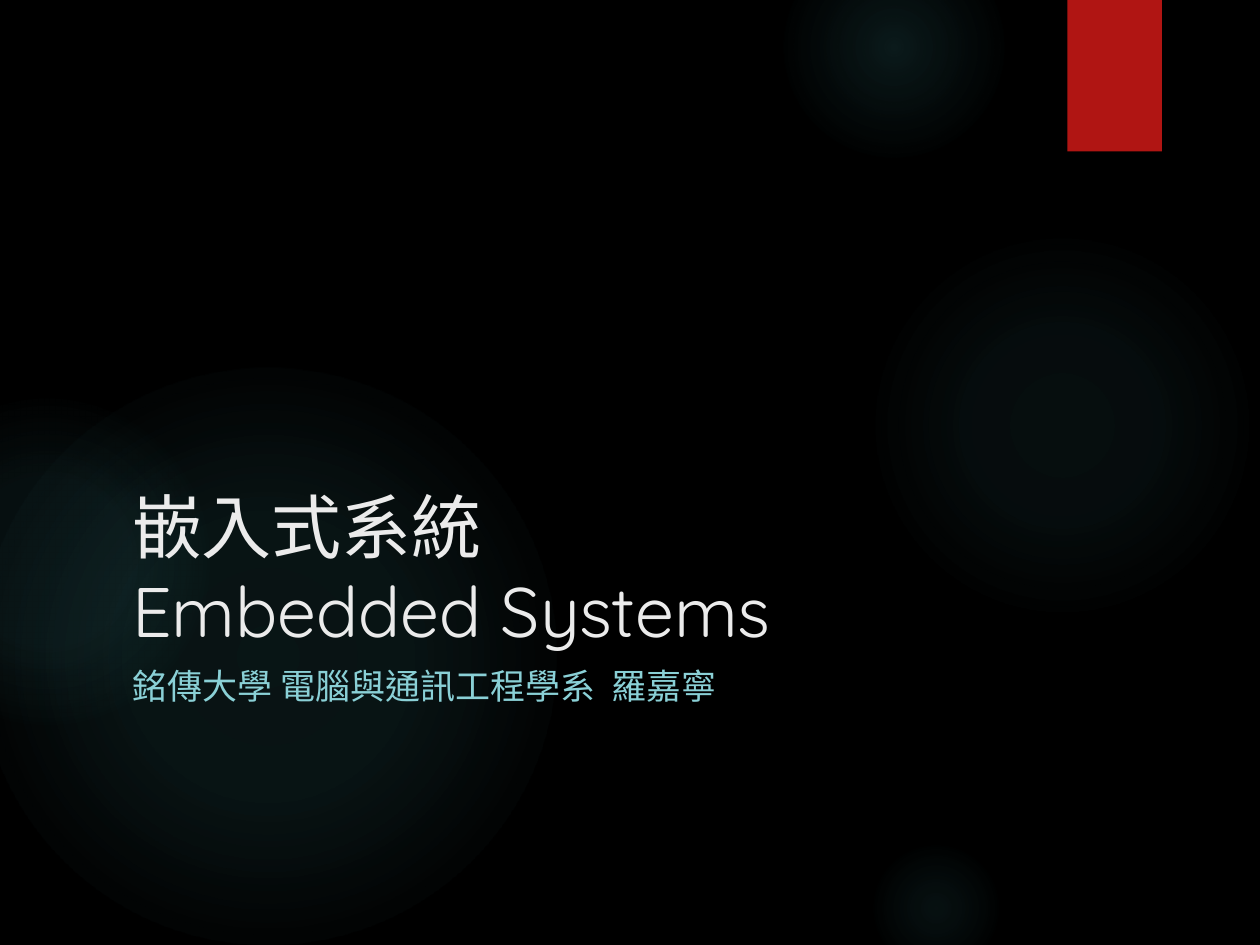
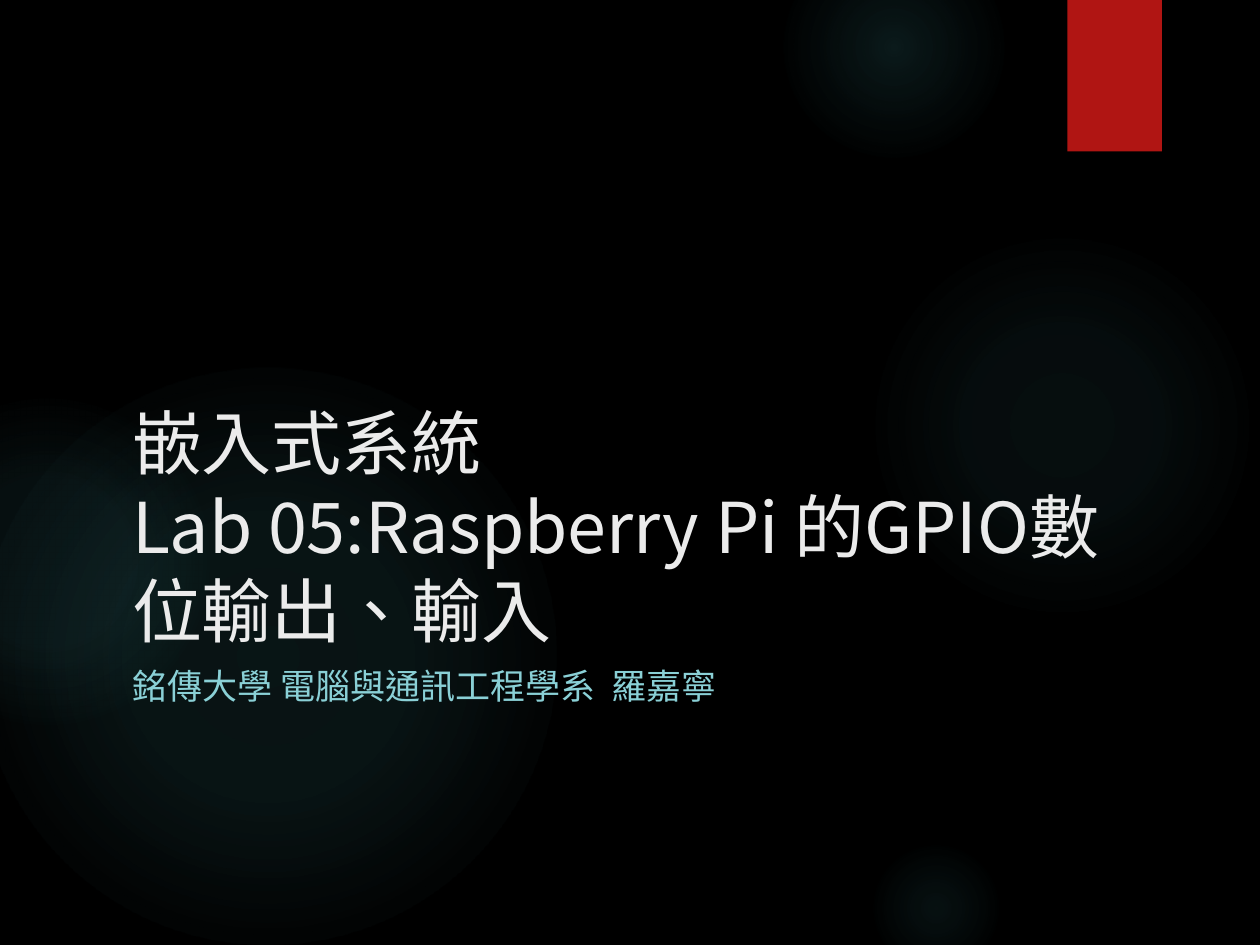
Before and after one commit to MCUITE/IoT, a slide deck: slide 1 of Lab/Lab05-RPi_GPIO.pptx. Drawn at 1260x945 pixels with LibreOffice and Linux fonts; fonts in the diff are those of the drawing; background and template pictures are left out. Boxes give left, top, right and bottom in pixels: in the first picture for what was removed or moved away, otherwise in the second. Text is boxed around its words. In the diff, an @@ line names an element or a change of style, - is before the commit and + after.

```diff
--- a/Lab/Lab05-RPi_GPIO.pptx
+++ b/Lab/Lab05-RPi_GPIO.pptx
@@ title at (132, 410, 1099, 643): text changed; font Quicksand to Noto Sans CJK SC @@
-嵌入式系統
-Embedded Systems
+嵌入式系統
+Lab 05:Raspberry Pi 的GPIO數位輸出、輸入
```
Also in this commit, not shown: 14 other slides changed, 1 slide removed, 39 other files.
